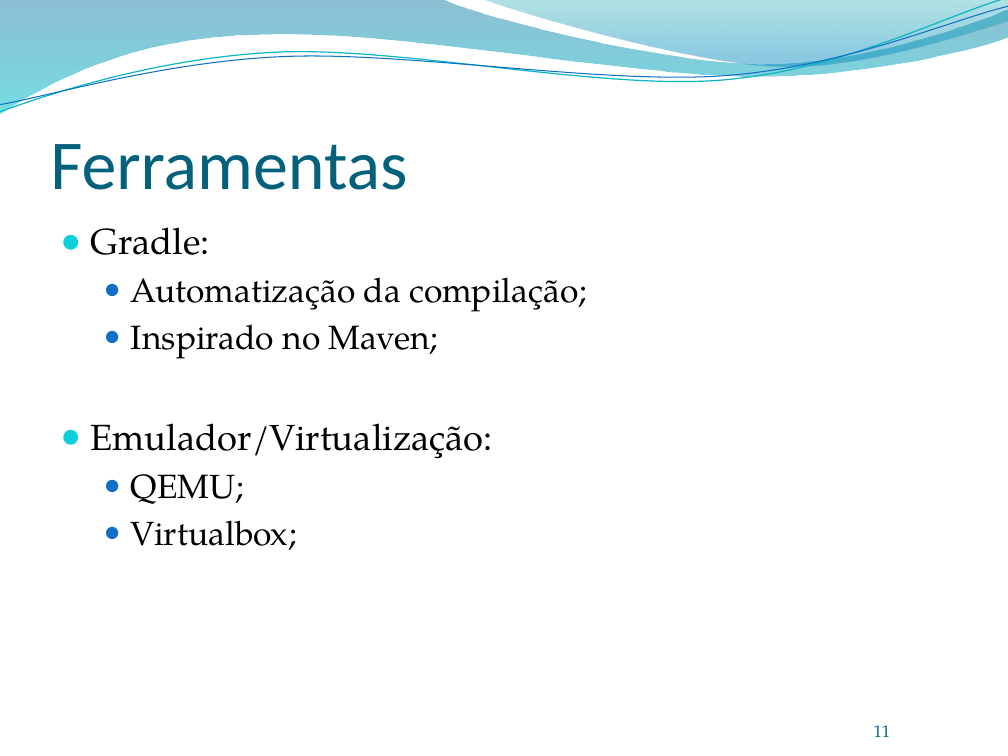
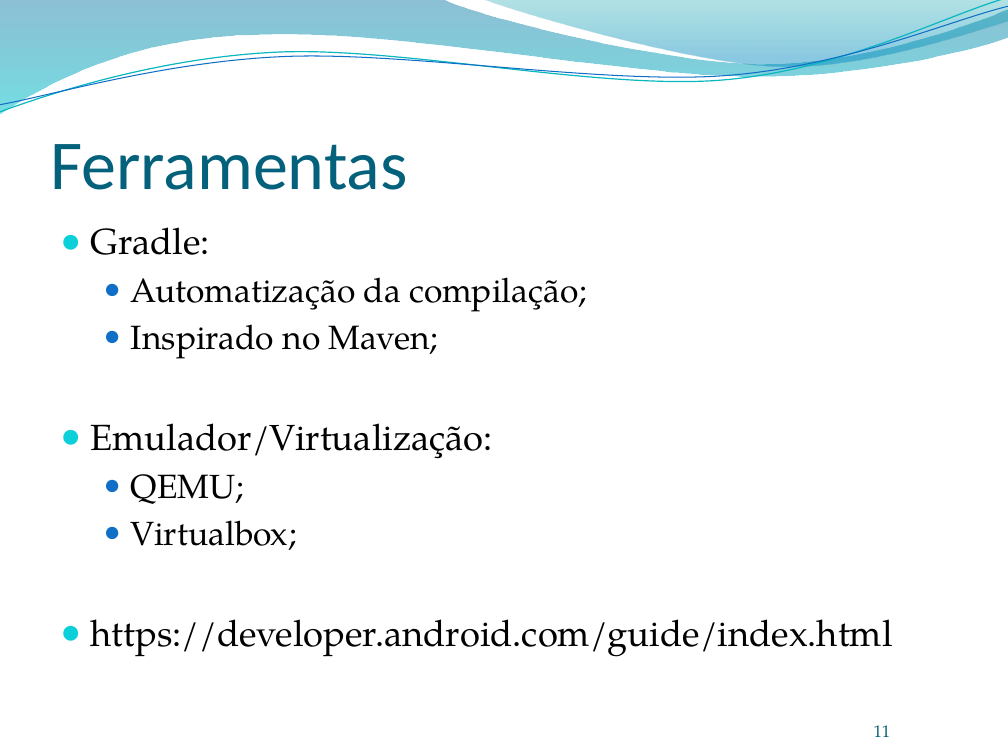
Before and after one commit to LuisLisboa/android, a slide deck: slide 11 of Aula01.pptx. Drawn at 1008x756 pixels with LibreOffice and Linux fonts; fonts in the diff are those of the drawing; background and template pictures are left out. Boxes give left, top, right and bottom in pixels: in the first picture for what was removed or moved away, otherwise in the second. Text is boxed around its words. In the diff, an @@ line names an element or a change of style, - is before the commit and + after.

Commit message:
Atualização slide.

```diff
--- a/Aula01.pptx
+++ b/Aula01.pptx
@@ text at (91, 619, 893, 657): paragraph added @@
+● https://developer.android.com/guide/index.html
```
